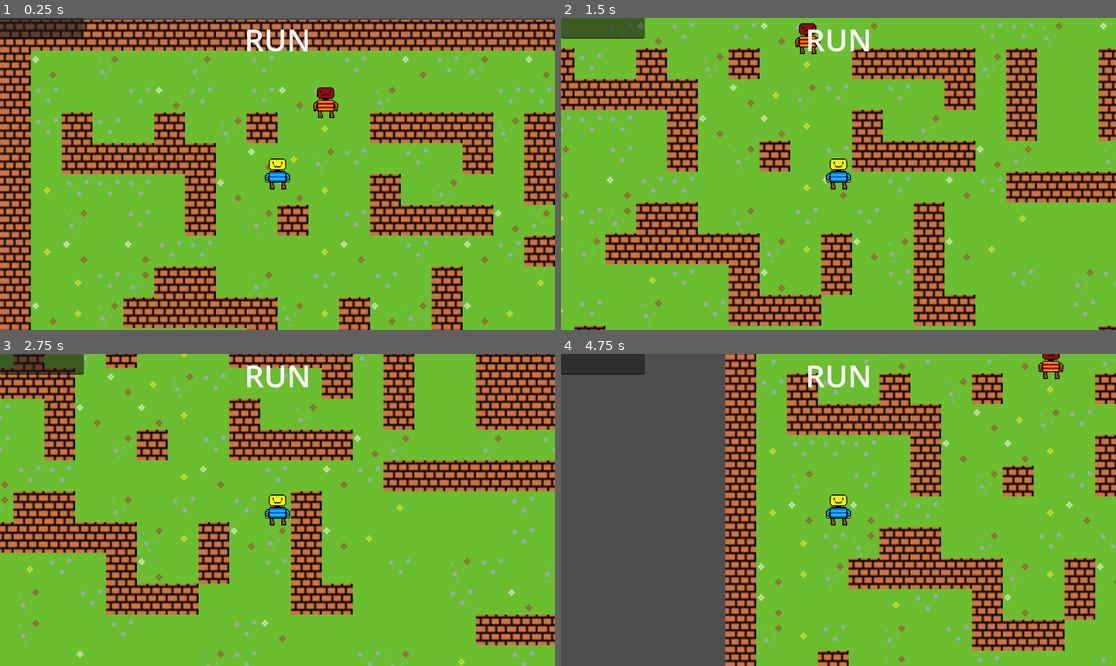
Above: before the commit, frames 1-4 (two rows, left to right).
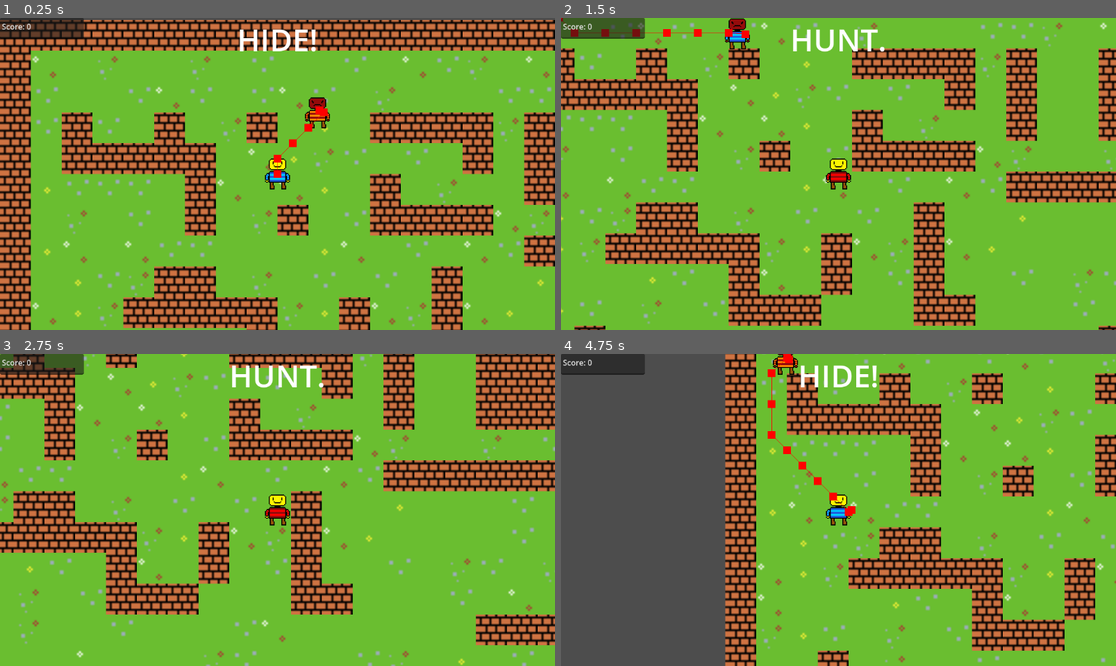
Above: after the commit, the same moments.

Repository: LegoMaster7001/fargo-game-jam-2025
Game: Godot game, scene res://Scenes/Game.tscn
The game is run twice, just before and just after one commit, with the same random seed, the same clock (stepped at 60 frames per second) and the same inputs.
Inputs:
- Up to frame 1 (0.25 s): no input
- Up to frame 2 (1.5 s): hold Right (ui_right) 0.53-1.28 s; hold Space (call_groundies) 0.53-1.28 s; hold Down (ui_down) from 1.28 s (still down); tap E at 1.35 s
- Up to frame 3 (2.75 s): tap Enter at 2 s; release Down (ui_down) at 2.03 s; hold Right (ui_right) from 2.03 s (still down); hold Space (call_groundies) from 2.03 s (still down)
- Up to frame 4 (4.75 s): release Right (ui_right) at 2.78 s; release Space (call_groundies) at 2.78 s; hold Up (ui_up) 2.78-3.53 s; tap E at 2.85, 4.35 s; tap Enter at 3.5 s; hold Space (call_groundies) 3.53-4.28 s; hold Left (ui_left) from 3.53 s (still down); tap F (debug_flip_role) at 4.15 s

The runs differ from the first frame. In frame 1, 1.4% of the frame differs, in the area x 0-61%, y 1-52%; in frame 2, 1.5%; in frame 3, 0.7%; in frame 4, 1.6%, in the area x 0-91%, y 0-52%.
Error before the commit: Parse Error: Identifier "scorekeeping" not declared in the current scope. (res://Scripts/Global.gd:17)

Commit message:
Scorekeeping hesitantly created, still doesnt increment when hit

Diff:
--- a/Scenes/hud.tscn
+++ b/Scenes/hud.tscn
@@ -1,6 +1,7 @@
-[gd_scene load_steps=3 format=3 uid="uid://8045sgtb8mph"]
+[gd_scene load_steps=4 format=3 uid="uid://8045sgtb8mph"]
 
 [ext_resource type="Script" uid="uid://cjml38bf5i315" path="res://Scripts/hud.gd" id="1_e0onf"]
+[ext_resource type="Script" uid="uid://ckdqkyv1wpqa5" path="res://Scripts/ScoreKeeping.gd" id="2_fccik"]
 
 [sub_resource type="LabelSettings" id="LabelSettings_3gfia"]
 font_size = 64
@@ -28,7 +29,8 @@
 label_settings = SubResource("LabelSettings_3gfia")
 horizontal_alignment = 1
 
-[node name="TextEdit" type="TextEdit" parent="."]
+[node name="Score" type="TextEdit" parent="."]
 layout_mode = 0
 offset_right = 174.0
 offset_bottom = 43.0
+script = ExtResource("2_fccik")
--- a/Scripts/Global.gd
+++ b/Scripts/Global.gd
@@ -4,17 +4,14 @@
 
 var hunted = false
 var score = 0
+var scorekeeping = ScoreKeeping.new()
 
 # "alias" for !hunted
 var hunting: bool :
 	get(): return !hunted
 
 func flip_role():
-	if (Global.hunted):
-		Global.addScore()
-	else:
-		Global.subtractScore()
-	scorekeeping.update_score()
+	scorekeeping.hit()
 	Global.hunted = !Global.hunted
 	Global.role_changed.emit(Global.hunted)
 
--- /dev/null
+++ b/Scripts/ScoreKeeping.gd
@@ -0,0 +1,15 @@
+class_name ScoreKeeping
+extends TextEdit
+
+func _ready() -> void:
+	update_score(0)
+
+func update_score(score: int):
+	text = ("Score: " + str(score))
+
+func hit():
+	if (Global.hunted):
+		Global.addScore()
+	else:
+		Global.subtractScore()
+	update_score(Global.score)
--- a/Scripts/enemy.gd
+++ b/Scripts/enemy.gd
@@ -10,7 +10,6 @@
 @export var role_flip_timer: Timer
 @onready var nav_agent := $NavigationAgent2D as NavigationAgent2D
 @onready var initial_pos := global_position
-@onready var scorekeeping = ScoreKeeping.new()
 
 
 func _ready() -> void:
Not shown, added: Scripts/ScoreKeeping.gd.uid
